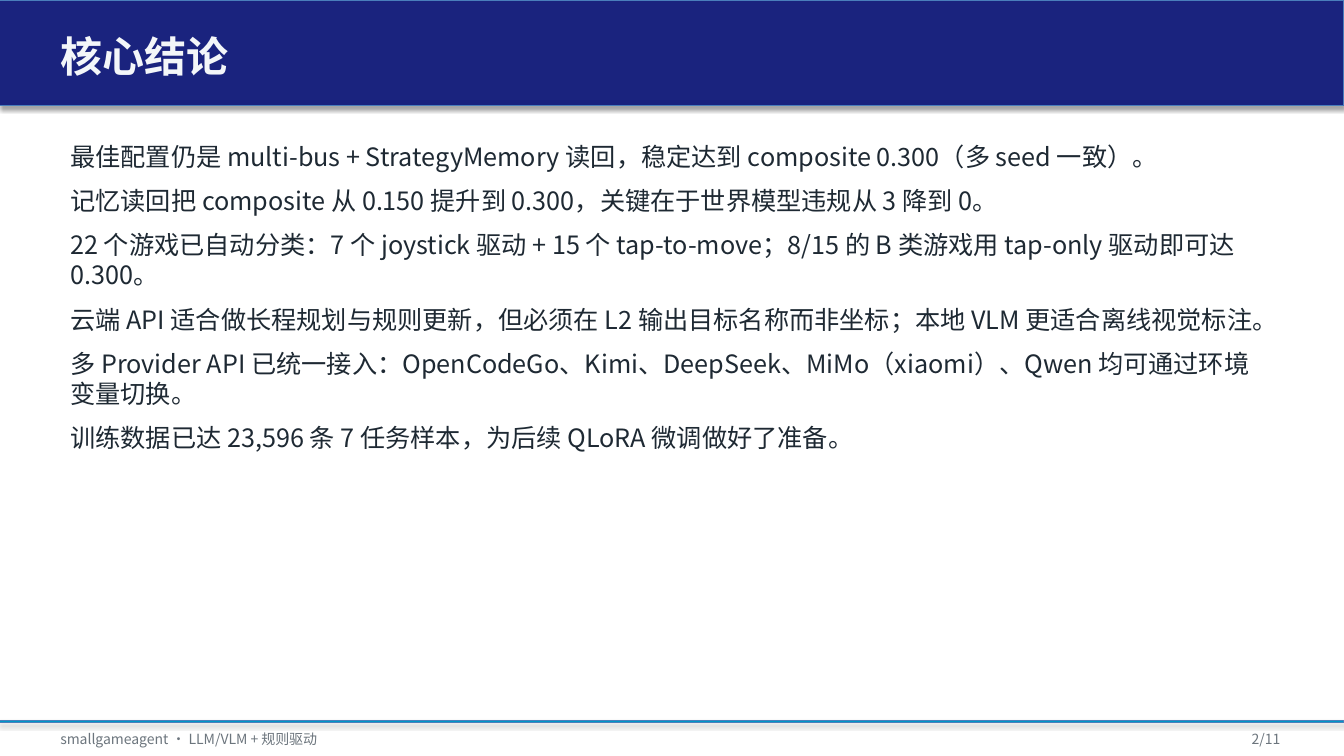
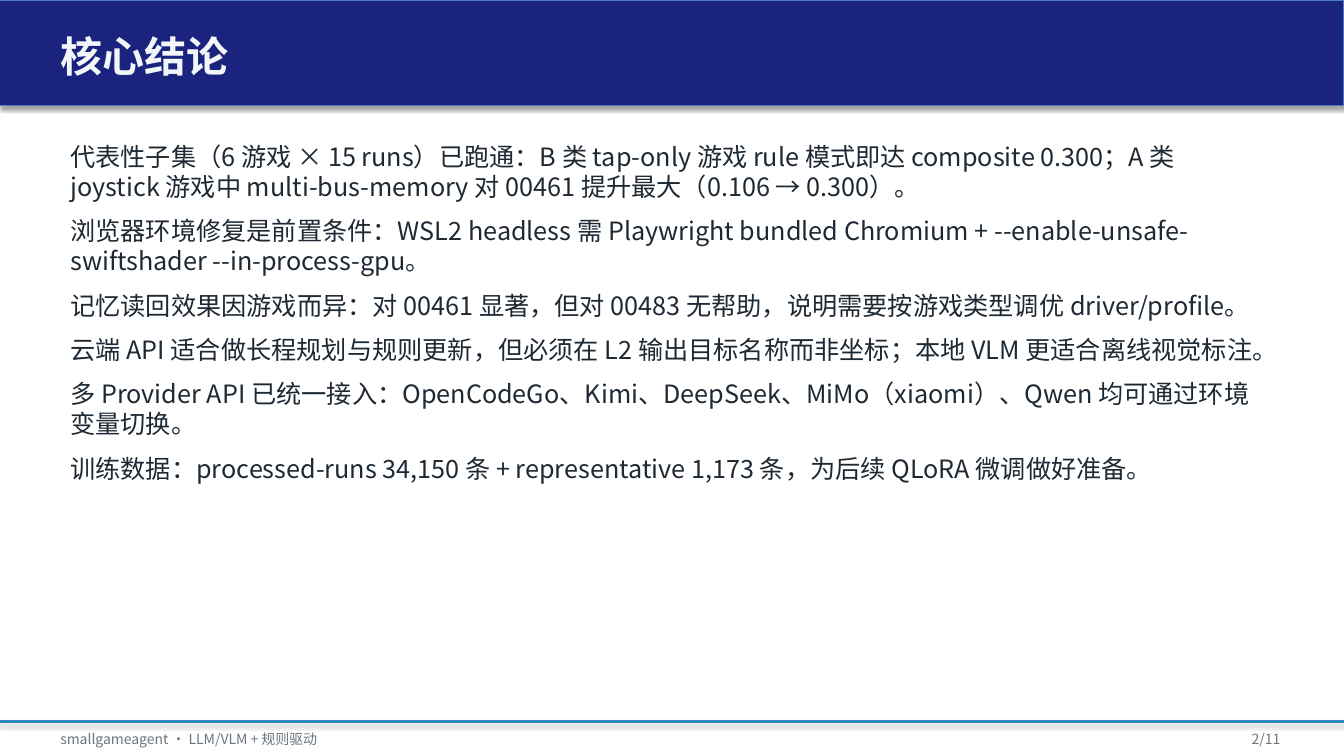
Before and after one commit to tzhazuma/smallgameagent, a slide deck: slide 2 of reports/smallgameagent_report.pptx. Drawn at 1344x756 pixels with LibreOffice and Linux fonts; fonts in the diff are those of the drawing. Boxes give left, top, right and bottom in pixels: in the first picture for what was removed or moved away, otherwise in the second. Text is boxed around its words. In the diff, an @@ line names an element or a change of style, - is before the commit and + after.

Commit message:
Update PPT matrix and core conclusions with representative subset results

```diff
--- a/reports/smallgameagent_report.pptx
+++ b/reports/smallgameagent_report.pptx
@@ text at <box>70,144,1250,321</box>: text changed @@
-最佳配置仍是 multi-bus + StrategyMemory 读回，稳定达到 composite 0.300（多 seed 一致）。
-记忆读回把 composite 从 0.150 提升到 0.300，关键在于世界模型违规从 3 降到 0。
-22 个游戏已自动分类：7 个 joystick 驱动 + 15 个 tap-to-move；8/15 的 B 类游戏用 tap-only 驱动即可达 0.300。
+代表性子集（6 游戏 × 15 runs）已跑通：B 类 tap-only 游戏 rule 模式即达 composite 0.300；A 类 joystick 游戏中 multi-bus-memory 对 00461 提升最大（0.106 → 0.300）。
+浏览器环境修复是前置条件：WSL2 headless 需 Playwright bundled Chromium + --enable-unsafe-swiftshader --in-process-gpu。
+记忆读回效果因游戏而异：对 00461 显著，但对 00483 无帮助，说明需要按游戏类型调优 driver/profile。
@@ text at <box>70,456,1152,484</box>: text changed @@
-训练数据已达 23,596 条 7 任务样本，为后续 QLoRA 微调做好了准备。
+训练数据：processed-runs 34,150 条 + representative 1,173 条，为后续 QLoRA 微调做好准备。
```
Also in this commit, not shown: 1 other slide changed, 2 other files.
